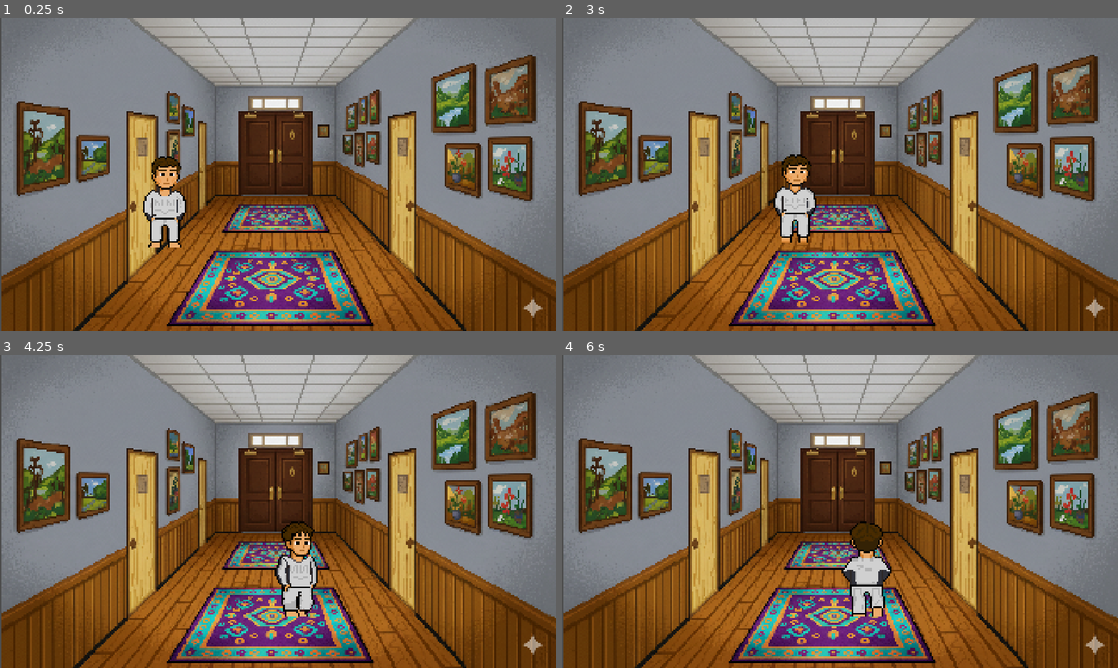
Above: before the commit, frames 1-4 (two rows, left to right).
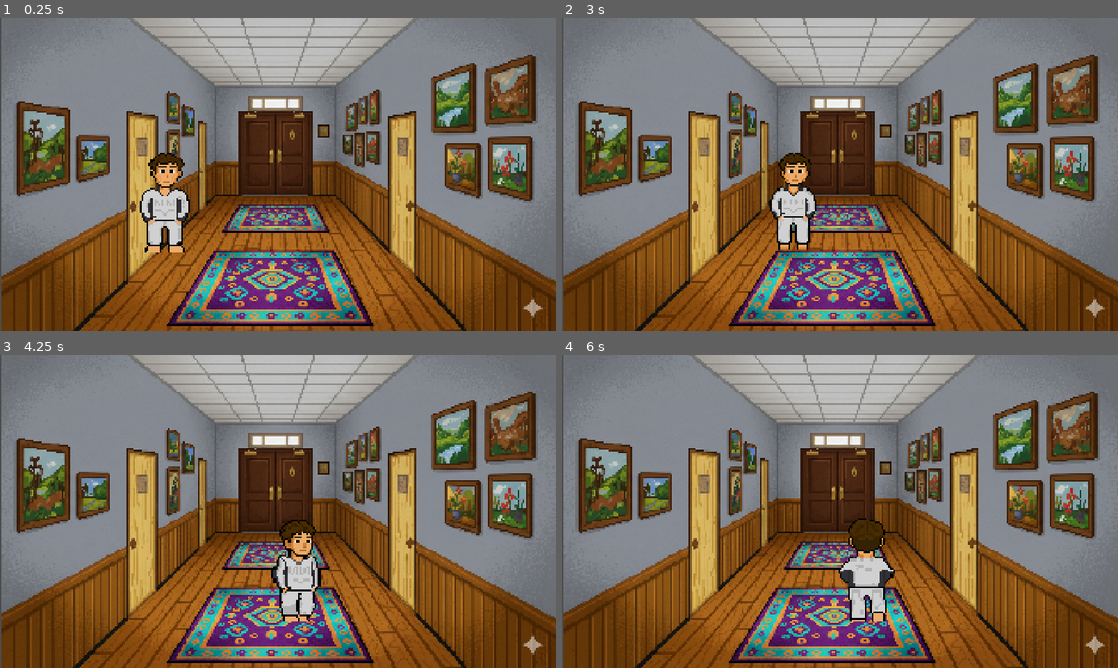
Above: after the commit, the same moments.

Repository: jacclelol/CodeBreaker-v.-2
Game: Godot game, scene res://scenes/chodba.tscn
Two runs of this game, one before a commit and one after it. Both use one fixed random seed, a clock stepped at 60 frames per second and the inputs below. This scene is started directly instead of the project's main scene. The engine's default icon, where the game draws it, is replaced by a stand-in: a white triangle on a blue panel in a dark square.
Inputs (mouse positions are in pixels of both pictures, inside the frame that each line leads up to):
- Up to frame 1 (0.25 s): no input
- Up to frame 2 (3 s): move the mouse to (962, 187) at 0.52 s; press the mouse at (962, 187) at 0.53 s; move the mouse to (840, 149) at 1.27 s; release the mouse at (840, 149) at 1.28 s; tap E (open_inv) at 1.35, 2.85 s; click (840, 149) at 1.42 s; tap Enter at 2 s; move the mouse to (895, 105) at 2.02 s; press the mouse at (895, 105) at 2.03 s; tap Space at 2.75 s; move the mouse to (812, 237) at 2.77 s; release the mouse at (812, 237) at 2.78 s; click (812, 237) at 2.92 s
- Up to frame 3 (4.25 s): move the mouse to (444, 558) at 3.52 s; press the mouse at (444, 558) at 3.53 s
- Up to frame 4 (6 s): move the mouse to (673, 464) at 4.27 s; release the mouse at (673, 464) at 4.28 s; tap E (open_inv) at 4.35, 5.85 s; click (673, 464) at 4.42 s; tap Enter at 5 s; move the mouse to (867, 511) at 5.02 s; press the mouse at (867, 511) at 5.03 s; tap Space at 5.75 s; move the mouse to (756, 433) at 5.77 s; release the mouse at (756, 433) at 5.78 s; click (756, 433) at 5.92 s

The runs differ from the first frame. In frame 1, 1.1% of the frame differs, in the area x 25-35%, y 43-75%; in frame 2, 1.0%; in frame 3, 1.1%, in the area x 48-58%, y 52-86%; in frame 4, 0.9%.

Commit message:
Finalizace

Diff:
--- a/PlayerData.gd
+++ b/PlayerData.gd
@@ -4,4 +4,3 @@
 var maobleceni = false
 var ma_klic: bool = false
 var inventar: Array = []
-# var velikost_postavy: Vector2 = ... (pokud by sis chtěl pamatovat i to zmenšování)
--- a/scenes/1/main_scene.tscn
+++ b/scenes/1/main_scene.tscn
@@ -7,6 +7,7 @@
 [ext_resource type="Texture2D" uid="uid://noer0enkqlj2" path="res://assets/sprites/objects/bed-Sheet.png" id="5_i411l"]
 [ext_resource type="Texture2D" uid="uid://b2v7hsfrgwiie" path="res://assets/sprites/objects/věšák.png" id="6_sc5nd"]
 [ext_resource type="PackedScene" uid="uid://cn621y7agcojn" path="res://scenes/objects/door/door.tscn" id="7_ln1k6"]
+[ext_resource type="AudioStream" uid="uid://dfkflwejx8hej" path="res://chill.mp3" id="8_ln1k6"]
 
 [sub_resource type="AtlasTexture" id="AtlasTexture_671wp"]
 atlas = ExtResource("4_dfefq")
@@ -200,6 +201,10 @@
 scale = Vector2(2.8799987, 4.3199997)
 target_scene_path = "uid://wmggbdwbqa28"
 
+[node name="AudioStreamPlayer2D" type="AudioStreamPlayer2D" parent="." unique_id=54864301]
+stream = ExtResource("8_ln1k6")
+autoplay = true
+
 [connection signal="input_event" from="Bookshelf" to="." method="_on_bookshelf_input_event"]
 [connection signal="input_event" from="Postel" to="." method="_on_postel_input_event"]
 [connection signal="input_event" from="Vesak" to="." method="_on_vesak_input_event"]
--- a/scenes/chodba.tscn
+++ b/scenes/chodba.tscn
@@ -73,7 +73,7 @@
 script = ExtResource("5_q55uh")
 blizko = NodePath("blizko")
 daleko = NodePath("daleko")
-max_velikost = Vector2(2.6, 2.6)
+max_velikost = Vector2(2.9, 2.9)
 min_velikost = Vector2(1.25, 1.25)
 
 [node name="blizko" type="Marker2D" parent="Zona" unique_id=1378505001]
Not shown, changed: assets/sprites/objects/věšák.png.import
Not shown, added: chill.mp3.import
Not shown: 1 places in scenes/chodba.tscn that only renumber resources
Not shown: 1 places in scenes/jidelna.tscn that only renumber resources
Not shown: 1 places in scenes/satna.tscn that only renumber resources
Not shown: 1 places in scenes/server-room.tscn that only renumber resources
Not shown, added: chill.mp3
